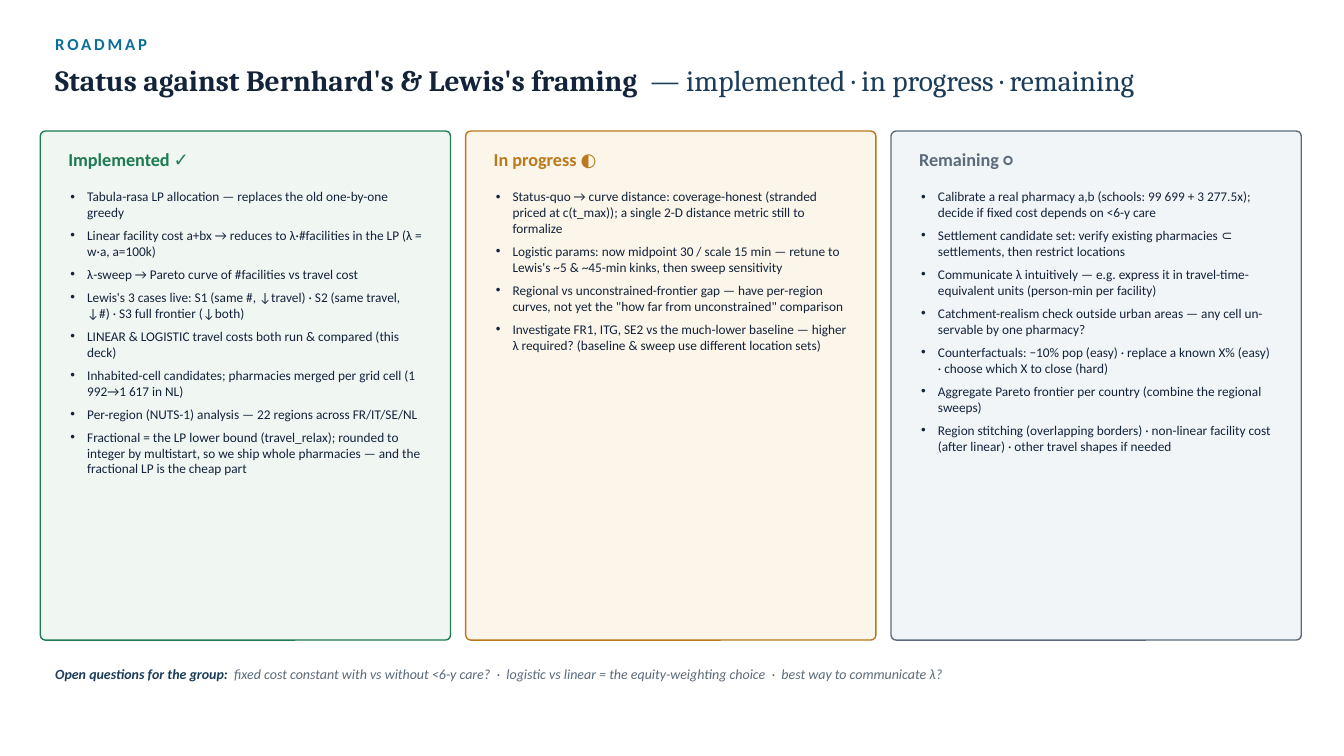
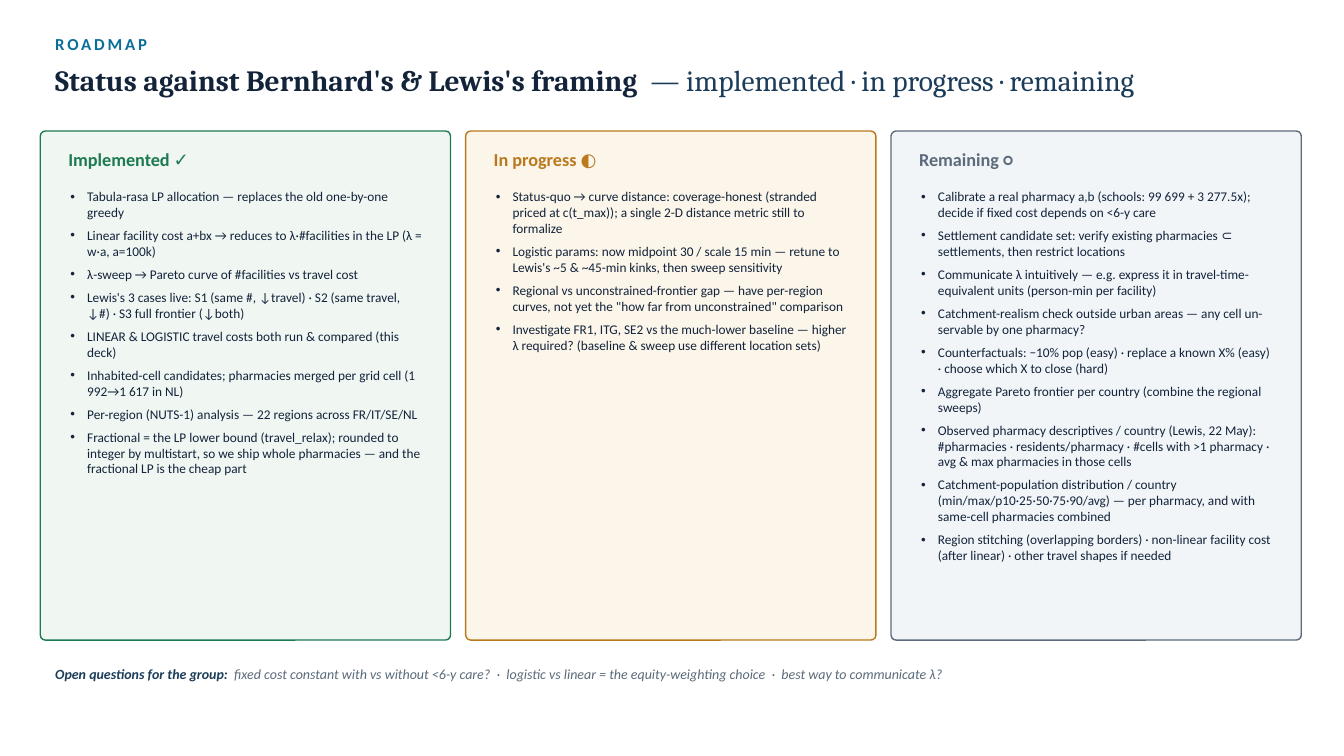
Before and after one commit to ObjectVision/NetworkModel_EU, a slide deck: slide 29 of doc/lambda_sweep5.pptx. Drawn at 1344x756 pixels with LibreOffice and Linux fonts; fonts in the diff are those of the drawing. Boxes give left, top, right and bottom in pixels: in the first picture for what was removed or moved away, otherwise in the second. Text is boxed around its words. In the diff, an @@ line names an element or a change of style, - is before the commit and + after.

```diff
--- a/doc/lambda_sweep5.pptx
+++ b/doc/lambda_sweep5.pptx
@@ text at <box>938,425,1263,523</box>: paragraphs added @@
+• Observed pharmacy descriptives / country (Lewis, 22 May): #pharmacies · residents/pharmacy · #cells with >1 pharmacy · avg & max pharmacies in those cells
+• Catchment-population distribution / country (min/max/p10·25·50·75·90/avg) — per pharmacy, and with same-cell pharmacies combined
```
Also in this commit, not shown: 1 other file.
